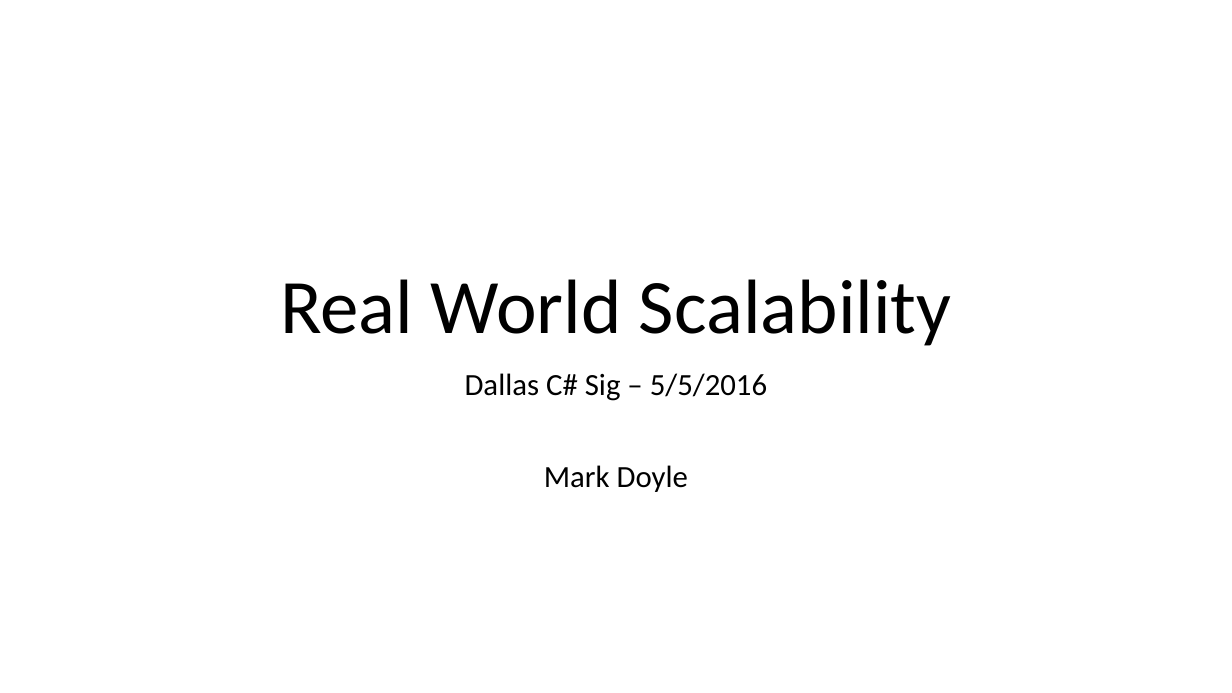
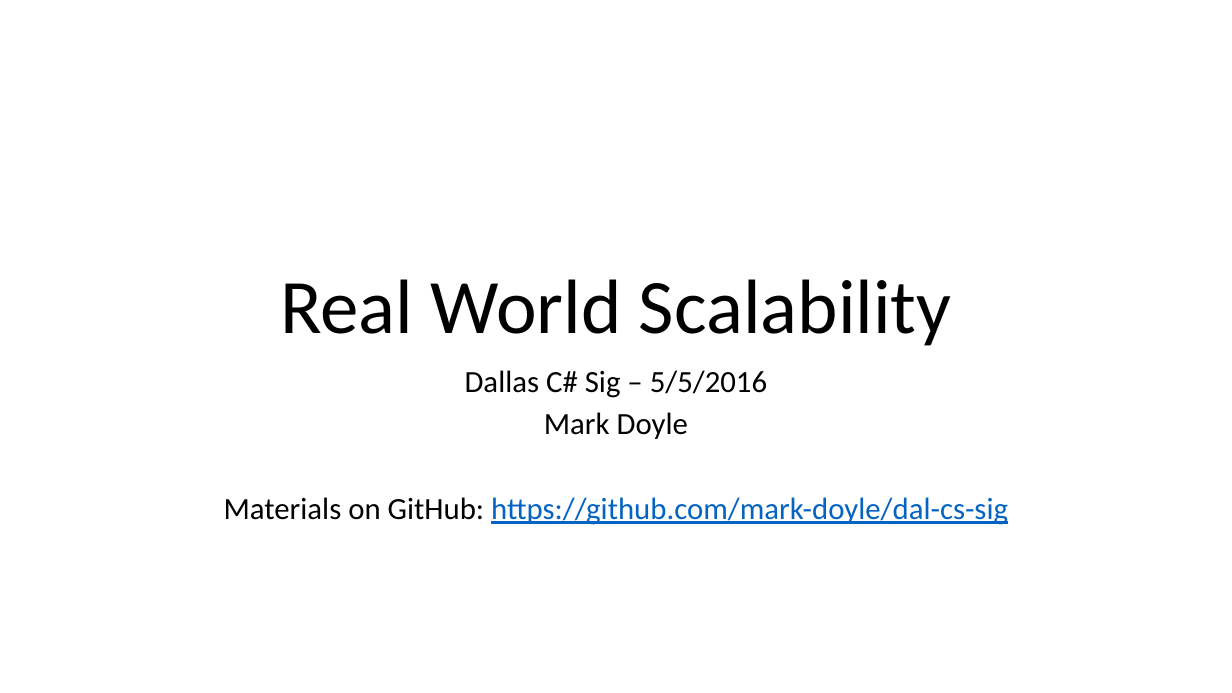
Before and after one commit to mark-doyle/dal-cs-sig, a slide deck: slide 1 of RealWorldScalability/Real World Scalability.pptx. Drawn at 1232x693 pixels with LibreOffice and Linux fonts; fonts in the diff are those of the drawing. Boxes give left, top, right and bottom in pixels: in the first picture for what was removed or moved away, otherwise in the second. Text is boxed around its words. In the diff, an @@ line names an element or a change of style, - is before the commit and + after.

```diff
--- a/RealWorldScalability/Real World Scalability.pptx
+++ b/RealWorldScalability/Real World Scalability.pptx
@@ subtitle at <box>465,370,767,439</box>: line spacing 0.9 to 0.8 @@
@@ subtitle at <box>224,497,1008,525</box>: paragraph added @@
+Materials on GitHub: https://github.com/mark-doyle/dal-cs-sig
```
Also in this commit, not shown: 7 other slides changed, 12 slides added.
